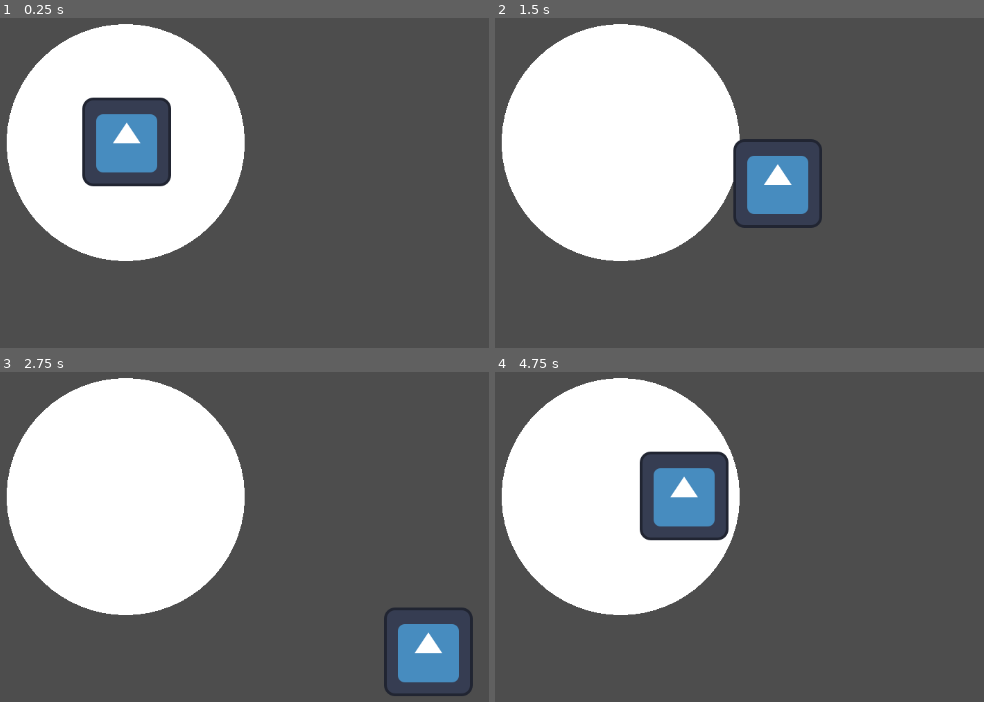
Above: before the commit, frames 1-4 (two rows, left to right).
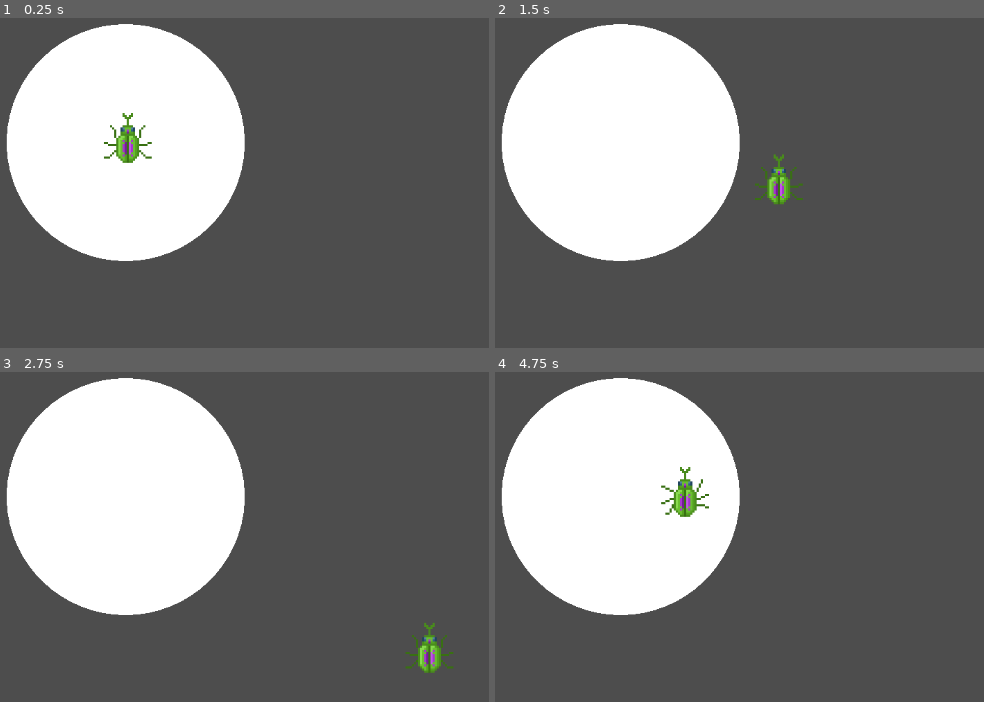
Above: after the commit, the same moments.

Repository: AngelVF26/Escarabuja
Game: Godot game, scene res://pantalla.tscn
The game is run twice, just before and just after one commit, with the same random seed, the same clock (stepped at 60 frames per second) and the same inputs. The engine's default icon, where the game draws it, is replaced by a stand-in: a white triangle on a blue panel in a dark square.
Inputs:
- Up to frame 1 (0.25 s): no input
- Up to frame 2 (1.5 s): hold D (paderecha) 0.53-1.28 s; hold S (pabajo) from 1.28 s (still down)
- Up to frame 3 (2.75 s): release S (pabajo) at 2.03 s; hold D (paderecha) from 2.03 s (still down)
- Up to frame 4 (4.75 s): release D (paderecha) at 2.78 s; hold W (parriba) 2.78-3.53 s; hold A (paizquierda) from 3.53 s (still down)

The runs differ from the first frame. In frame 1, 4.9% of the frame differs, in the area x 16-35%, y 23-52%; in frame 2, 2.9%; in frame 3, 2.8%; in frame 4, 4.9%, in the area x 29-48%, y 23-52%.

Commit message:
empezamos animacion

Diff:
--- a/Escenas/bichote.tscn
+++ b/Escenas/bichote.tscn
@@ -1,7 +1,39 @@
-[gd_scene load_steps=4 format=3 uid="uid://3pf7wj8m276"]
+[gd_scene load_steps=9 format=3 uid="uid://3pf7wj8m276"]
 
-[ext_resource type="Texture2D" uid="uid://ct0103etl76d" path="res://icon.svg" id="1_3vvs4"]
 [ext_resource type="Script" path="res://Escenas/bichote.gd" id="1_i3vpt"]
+[ext_resource type="Texture2D" uid="uid://cieshuo4pecqy" path="res://assets/sprite escarabajo.png" id="2_aybd6"]
+[ext_resource type="Texture2D" uid="uid://ctnbe3h30o4i0" path="res://assets/sprite escarabajo1.png" id="2_fxwlf"]
+[ext_resource type="Texture2D" uid="uid://dx6tnfd8cy3ua" path="res://assets/sprite escarabajo2.png" id="3_0jt5l"]
+[ext_resource type="Texture2D" uid="uid://8inotxuoe4te" path="res://assets/sprite escarabajo3.png" id="4_hfhqk"]
+[ext_resource type="Texture2D" uid="uid://vn46nppkhhdc" path="res://assets/sprite escarabajo4.png" id="5_tkqh8"]
+
+[sub_resource type="SpriteFrames" id="SpriteFrames_x84nh"]
+animations = [{
+"frames": [{
+"duration": 1.0,
+"texture": ExtResource("2_fxwlf")
+}, {
+"duration": 1.0,
+"texture": ExtResource("3_0jt5l")
+}, {
+"duration": 1.0,
+"texture": ExtResource("4_hfhqk")
+}, {
+"duration": 1.0,
+"texture": ExtResource("5_tkqh8")
+}, {
+"duration": 1.0,
+"texture": ExtResource("2_aybd6")
+}],
+"loop": true,
+"name": &"default",
+"speed": 16.0
+}, {
+"frames": [],
+"loop": true,
+"name": &"new_animation",
+"speed": 5.0
+}]
 
 [sub_resource type="RectangleShape2D" id="RectangleShape2D_vohhh"]
 size = Vector2(124, 126)
@@ -9,8 +41,11 @@
 [node name="bichote" type="CharacterBody2D"]
 script = ExtResource("1_i3vpt")
 
-[node name="Sprite2D" type="Sprite2D" parent="."]
-texture = ExtResource("1_3vvs4")
+[node name="Sprite2D" type="AnimatedSprite2D" parent="."]
+texture_filter = 1
+scale = Vector2(3, 3)
+sprite_frames = SubResource("SpriteFrames_x84nh")
+autoplay = "default"
 
 [node name="CollisionShape2D" type="CollisionShape2D" parent="."]
 shape = SubResource("RectangleShape2D_vohhh")
Not shown, added: assets/sprite escarabajo1.png.import
Not shown, added: assets/sprite escarabajo2.png.import
Not shown, added: assets/sprite escarabajo3.png.import
Not shown, added: assets/sprite escarabajo4.png.import
